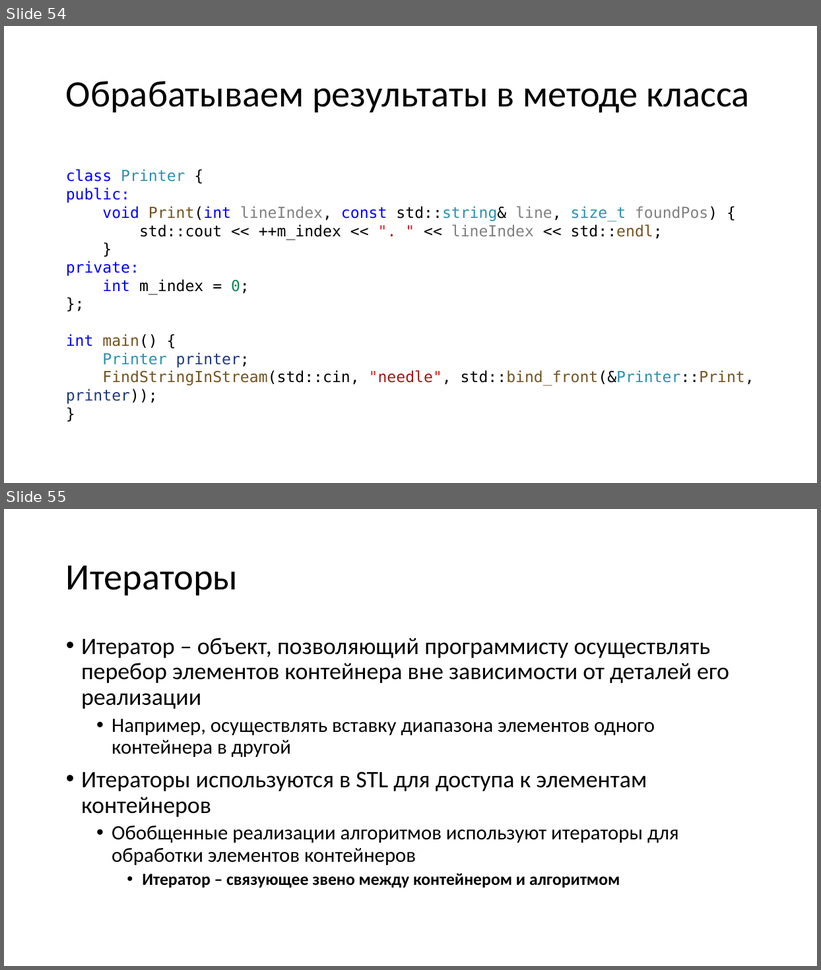
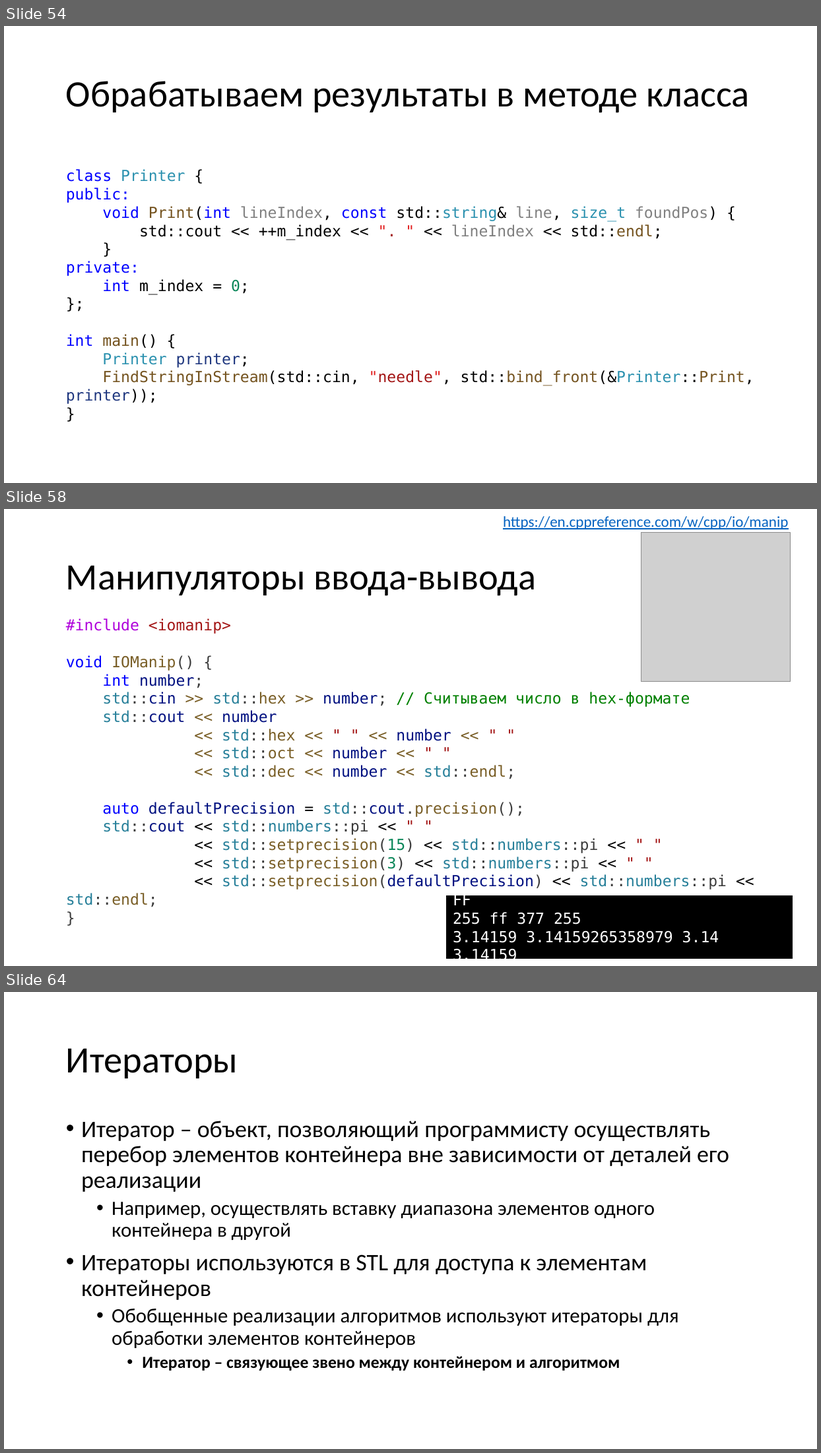
Before and after one commit to alexey-malov/oop, a slide deck: lectures/01/Стандартная библиотека.pptx. Shown one above the other, each under a label of ours: slides 54 and 55 before the commit, slides 54, 58 and 64 after it; the slides between them are not shown. The pictures are 821x970 and 821x1453 pixels, drawn with LibreOffice and Linux fonts; fonts in the diff are those of the drawing; grey boxes stand for pictures. Boxes give left, top, right and bottom in pixels: in the first picture for what was removed or moved away, otherwise in the second. Text is boxed around its words. In the diff, an @@ line names an element or a change of style, - is before the commit and + after.

```diff
--- a/lectures/01/Стандартная библиотека.pptx
+++ b/lectures/01/Стандартная библиотека.pptx
@@ slide 58 added at (x1=4, y1=509, x2=817, y2=966), background #FFFFFF @@
@@ text added at (x1=503, y1=516, x2=788, y2=529), 18 pt, text #0563C1, underline @@
+https://en.cppreference.com/w/cpp/io/manip
@@ picture added at (x1=642, y1=533, x2=791, y2=682) @@
@@ title added at (x1=66, y1=565, x2=537, y2=596), 44 pt, text #000000 @@
+Манипуляторы ввода-вывода
@@ text added at (x1=66, y1=619, x2=727, y2=908), 18 pt, text #795E26 @@
+#include <iomanip>
+void IOManip() {
+int number;
+std::cin >> std::hex >> number; // Считываем число в hex-формате
+std::cout << number
+<< std::hex << " " << number << " "
+<< std::oct << number << " "
+<< std::dec << number << std::endl;
+auto defaultPrecision = std::cout.precision();
+std::cout << std::numbers::pi << " "
+<< std::setprecision(15) << std::numbers::pi << " "
+<< std::setprecision(3) << std::numbers::pi << " "
+<< std::setprecision(defaultPrecision) << std::numbers::pi << std::endl;
+}
@@ rectangle added at (x1=447, y1=896, x2=793, y2=959), fill #000000, outline #000000 1 pt, 18 pt, text #FFFFFF @@
+FF
+255 ff 377 255
+3.14159 3.14159265358979 3.14 3.14159
@@ what was slide 55 is now slide 64 @@
```
Also in this commit, not shown: 1 slide changed, 13 other slides added, 12 other files.
